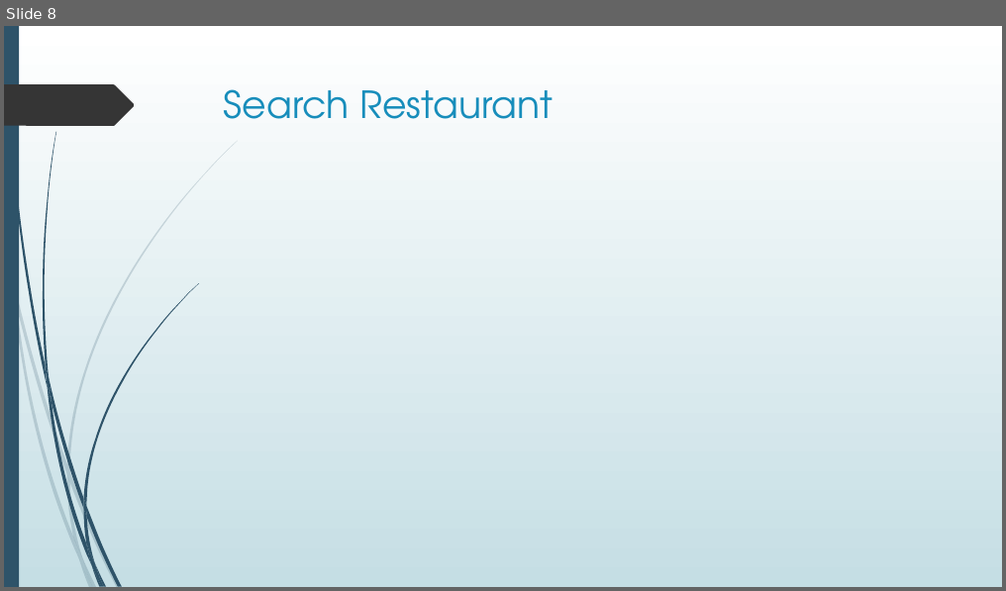
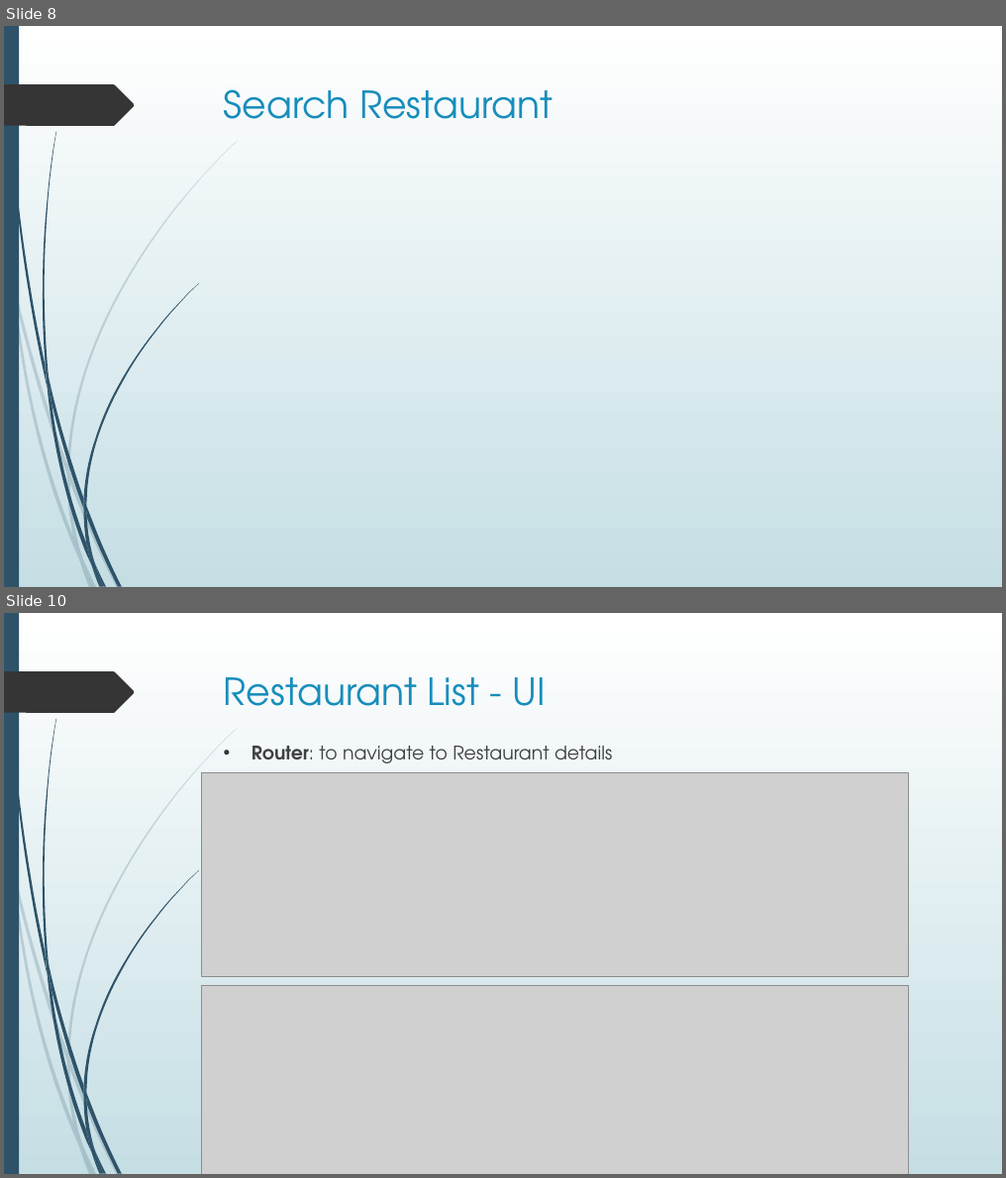
Before and after one commit to thienanmum/restaurantfinder, a slide deck: docs/RestaurantFinder.pptx. Shown one above the other, each under a label of ours: slide 8 before the commit, slides 8 and 10 after it; the slides between them are not shown. The pictures are 1006x591 and 1006x1178 pixels, drawn with LibreOffice and Linux fonts; fonts in the diff are those of the drawing; grey boxes stand for pictures. Boxes give left, top, right and bottom in pixels: in the first picture for what was removed or moved away, otherwise in the second. Text is boxed around its words. In the diff, an @@ line names an element or a change of style, - is before the commit and + after.

```diff
--- a/docs/RestaurantFinder.pptx
+++ b/docs/RestaurantFinder.pptx
@@ slide 10 added at (x1=4, y1=613, x2=1002, y2=1174), background gradient #FFFFFF to #C5DEE5; not listed: 24 template elements that a slide beside it also shows @@
@@ title added at (x1=224, y1=677, x2=546, y2=706), 36 pt, text #178DBB @@
+Restaurant List - UI
@@ text added at (x1=252, y1=746, x2=612, y2=763), 18 pt, text #404040 @@
+• Router: to navigate to Restaurant details
@@ picture added at (x1=201, y1=772, x2=908, y2=976) @@
@@ picture added at (x1=201, y1=985, x2=908, y2=1174) @@
```
Also in this commit, not shown: 6 other slides added.
